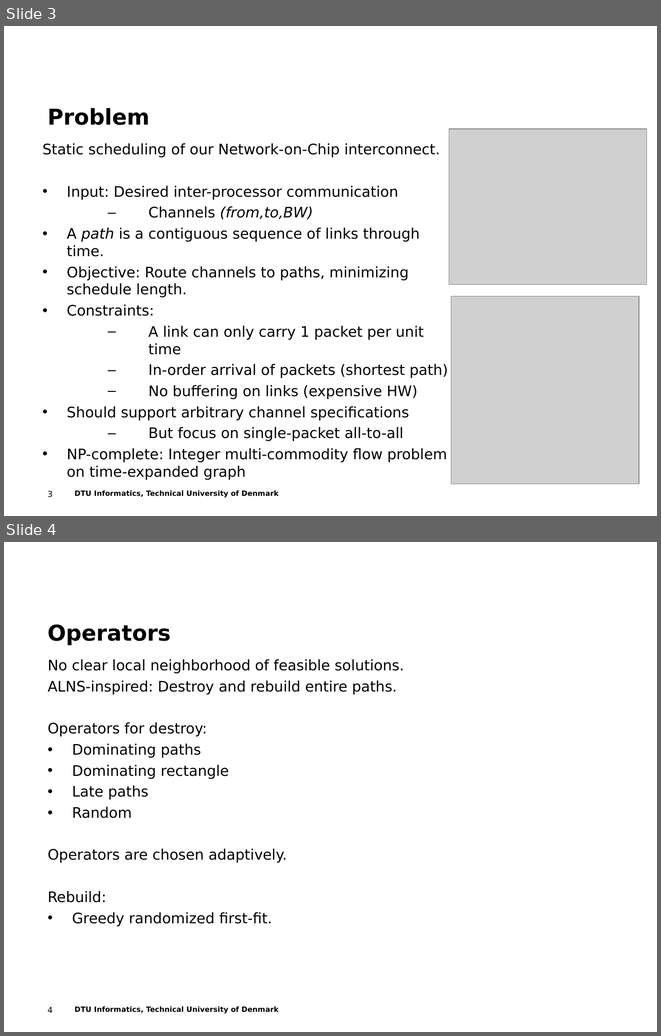
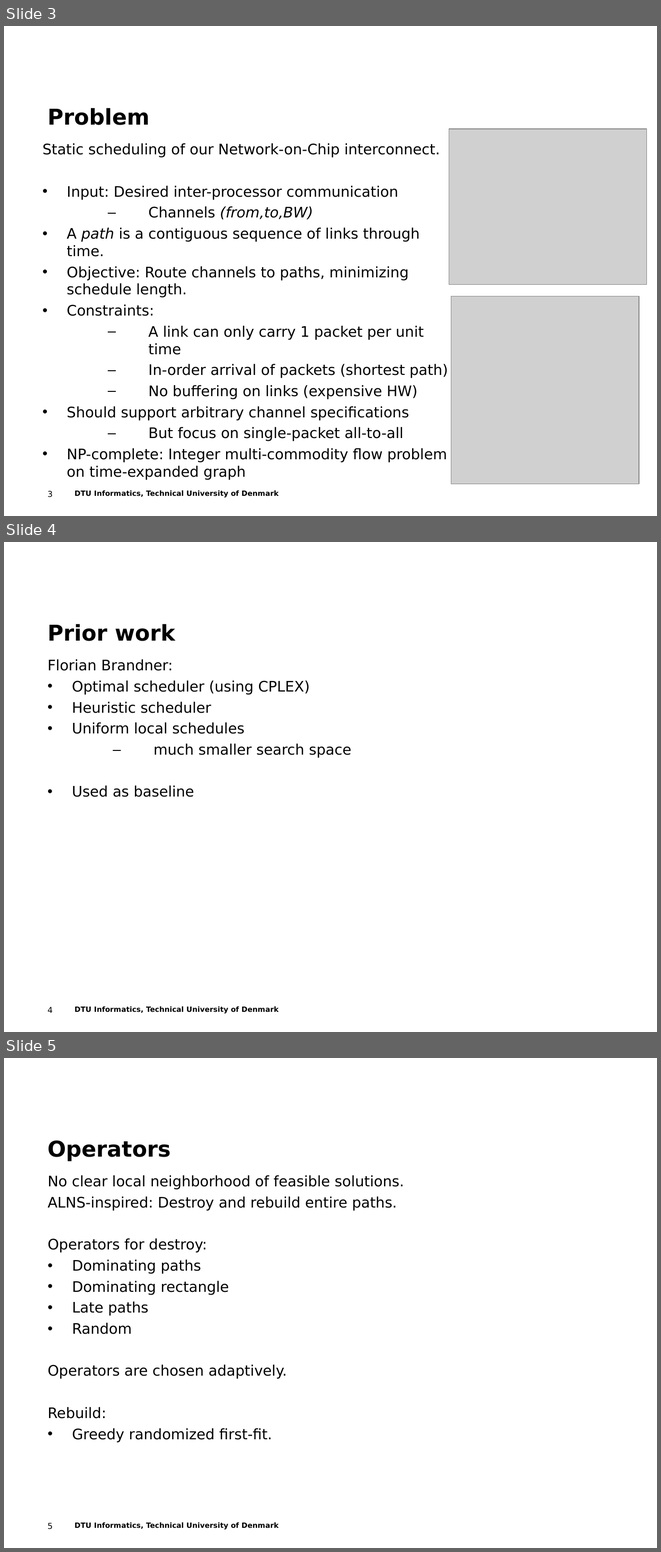
Before and after one commit to t-crest/poseidon, a slide deck: Report/eume_presentation.ppt. Shown one above the other, each under a label of ours: slides 3 and 4 before the commit, slides 3, 4 and 5 after it. The pictures are 661x1036 and 661x1552 pixels, drawn with LibreOffice and Linux fonts; fonts in the diff are those of the drawing; grey boxes stand for pictures; background and template pictures are left out. Boxes give left, top, right and bottom in pixels: in the first picture for what was removed or moved away, otherwise in the second. Text is boxed around its words. In the diff, an @@ line names an element or a change of style, - is before the commit and + after.

Commit message:
Prior and future work, other stuff too

```diff
--- a/Report/eume_presentation.ppt
+++ b/Report/eume_presentation.ppt
@@ slide 4 added at [4, 542, 657, 1032], background #FFFFFF; not listed: 2 template elements that a slide beside it also shows @@
@@ text added at [47, 624, 175, 641], 24 pt, text #000000, bold @@
+Prior work
@@ text added at [47, 659, 351, 797], 16 pt, text #000000 @@
+Florian Brandner:
+• Optimal scheduler (using CPLEX)
+• Heuristic scheduler
+• Uniform local schedules
+  – much smaller search space
+• Used as baseline
@@ what was slide 4 is now slide 5 @@
@@ page number at [47, 1522, 53, 1529]: text changed @@
-4
+5
```
Also in this commit, not shown: 1 slide changed, 1 other slide added.
